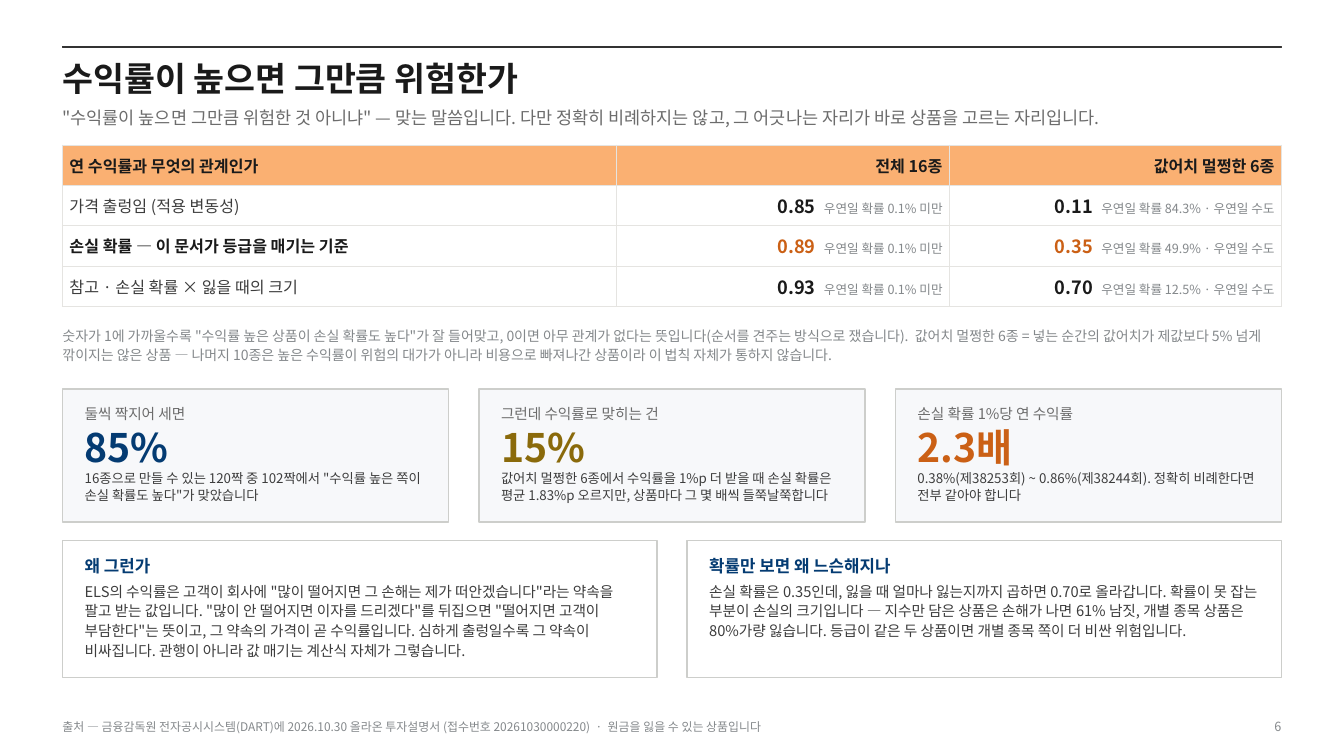
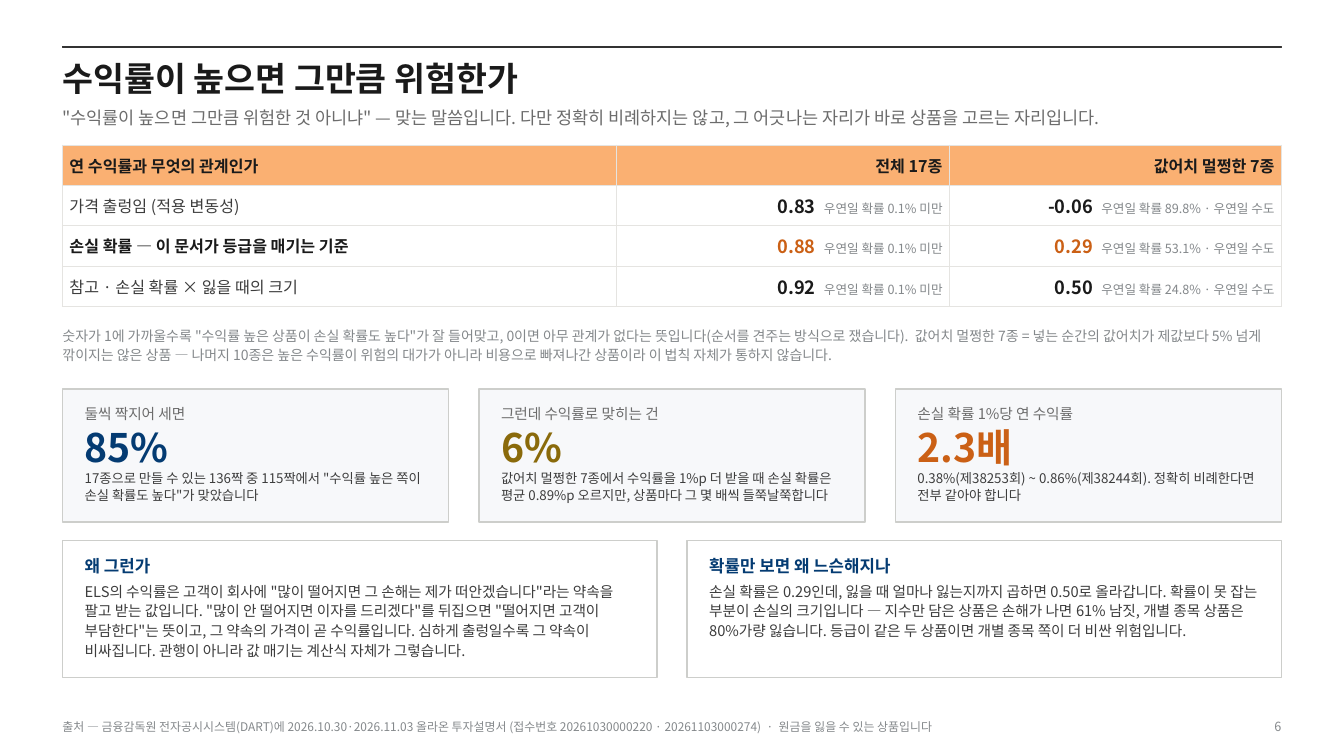
Before and after one commit to hanaroline/work_1, a slide deck: slide 6 of els-analysis-deck.pptx. Drawn at 1344x756 pixels with LibreOffice and Linux fonts; fonts in the diff are those of the drawing. Boxes give left, top, right and bottom in pixels: in the first picture for what was removed or moved away, otherwise in the second. Text is boxed around its words. In the diff, an @@ line names an element or a change of style, - is before the commit and + after.

```diff
--- a/els-analysis-deck.pptx
+++ b/els-analysis-deck.pptx
@@ table at bbox=[63, 145, 1281, 299] @@
-row 1, column 2: 전체 16종
+row 1, column 2: 전체 17종
-row 1, column 3: 값어치 멀쩡한 6종
+row 1, column 3: 값어치 멀쩡한 7종
-row 2, column 2: 0.85 우연일 확률 0.1% 미만
+row 2, column 2: 0.83 우연일 확률 0.1% 미만
-row 2, column 3: 0.11 우연일 확률 84.3% · 우연일 수도
+row 2, column 3: -0.06 우연일 확률 89.8% · 우연일 수도
-row 3, column 2: 0.89 우연일 확률 0.1% 미만
+row 3, column 2: 0.88 우연일 확률 0.1% 미만
-row 3, column 3: 0.35 우연일 확률 49.9% · 우연일 수도
+row 3, column 3: 0.29 우연일 확률 53.1% · 우연일 수도
-row 4, column 2: 0.93 우연일 확률 0.1% 미만
+row 4, column 2: 0.92 우연일 확률 0.1% 미만
-row 4, column 3: 0.70 우연일 확률 12.5% · 우연일 수도
+row 4, column 3: 0.50 우연일 확률 24.8% · 우연일 수도
@@ text at bbox=[62, 329, 1262, 361]: text changed @@
-숫자가 1에 가까울수록 "수익률 높은 상품이 손실 확률도 높다"가 잘 들어맞고, 0이면 아무 관계가 없다는 뜻입니다(순서를 견주는 방식으로 쟀습니다). 값어치 멀쩡한 6종 = 넣는 순간의 값어치가 제값보다 5% 넘게 깎이지는 않은 상품 — 나머지 10종은 높은 수익률이 위험의 대가가 아니라 비용으로 빠져나간 상품이라 이 법칙 자체가 통하지 않습니다.
+숫자가 1에 가까울수록 "수익률 높은 상품이 손실 확률도 높다"가 잘 들어맞고, 0이면 아무 관계가 없다는 뜻입니다(순서를 견주는 방식으로 쟀습니다). 값어치 멀쩡한 7종 = 넣는 순간의 값어치가 제값보다 5% 넘게 깎이지는 않은 상품 — 나머지 10종은 높은 수익률이 위험의 대가가 아니라 비용으로 빠져나간 상품이라 이 법칙 자체가 통하지 않습니다.
@@ text at bbox=[501, 432, 562, 473]: text changed @@
-15%
+6%
@@ text at bbox=[85, 472, 420, 501]: text changed @@
-16종으로 만들 수 있는 120짝 중 102짝에서 "수익률 높은 쪽이 손실 확률도 높다"가 맞았습니다
+17종으로 만들 수 있는 136짝 중 115짝에서 "수익률 높은 쪽이 손실 확률도 높다"가 맞았습니다
@@ text at bbox=[501, 472, 832, 503]: text changed @@
-값어치 멀쩡한 6종에서 수익률을 1%p 더 받을 때 손실 확률은 평균 1.83%p 오르지만, 상품마다 그 몇 배씩 들쭉날쭉합니다
+값어치 멀쩡한 7종에서 수익률을 1%p 더 받을 때 손실 확률은 평균 0.89%p 오르지만, 상품마다 그 몇 배씩 들쭉날쭉합니다
@@ text at bbox=[709, 585, 1257, 637]: text changed @@
-손실 확률은 0.35인데, 잃을 때 얼마나 잃는지까지 곱하면 0.70로 올라갑니다. 확률이 못 잡는 부분이 손실의 크기입니다 — 지수만 담은 상품은 손해가 나면 61% 남짓, 개별 종목 상품은 80%가량 잃습니다. 등급이 같은 두 상품이면 개별 종목 쪽이 더 비싼 위험입니다.
+손실 확률은 0.29인데, 잃을 때 얼마나 잃는지까지 곱하면 0.50로 올라갑니다. 확률이 못 잡는 부분이 손실의 크기입니다 — 지수만 담은 상품은 손해가 나면 61% 남짓, 개별 종목 상품은 80%가량 잃습니다. 등급이 같은 두 상품이면 개별 종목 쪽이 더 비싼 위험입니다.
@@ text at bbox=[62, 721, 932, 733]: text changed @@
-출처 — 금융감독원 전자공시시스템(DART)에 2026.10.30 올라온 투자설명서 (접수번호 20261030000220) · 원금을 잃을 수 있는 상품입니다
+출처 — 금융감독원 전자공시시스템(DART)에 2026.10.30·2026.11.03 올라온 투자설명서 (접수번호 20261030000220 · 20261103000274) · 원금을 잃을 수 있는 상품입니다
```
Also in this commit, not shown: 15 other slides changed, 24 other files.
